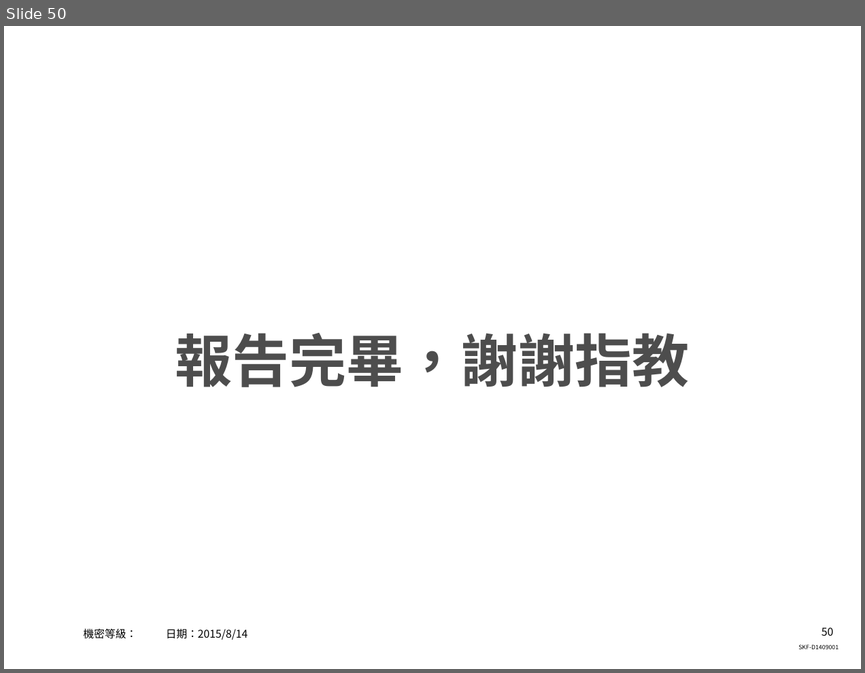
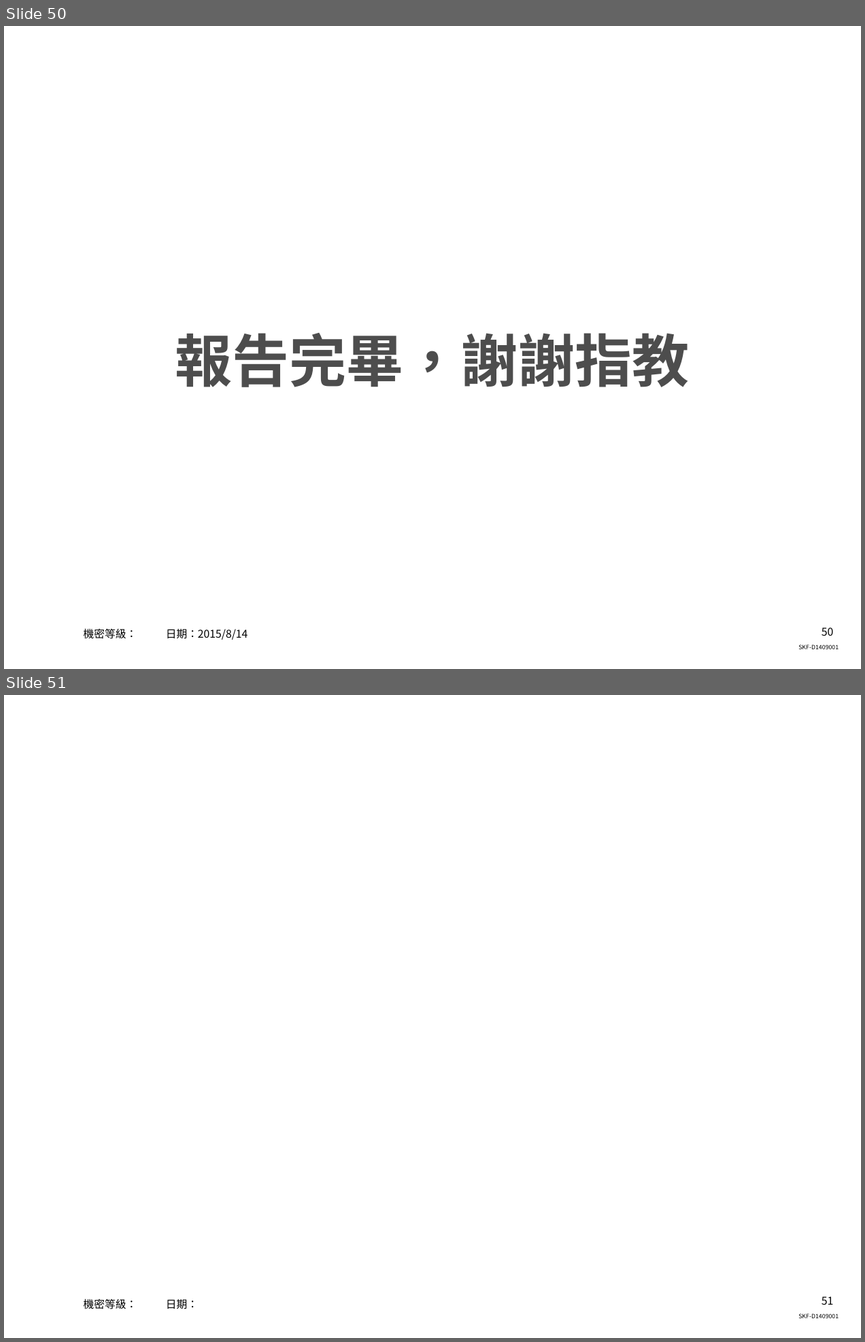
Before and after one commit to luchiyuan/txt, a slide deck: 20160826_新人教育訓練_基礎與VS操作.ppt. Shown one above the other, each under a label of ours: slide 50 before the commit, slides 50 and 51 after it. The pictures are 865x673 and 865x1342 pixels, drawn with LibreOffice and Linux fonts; fonts in the diff are those of the drawing; background and template pictures are left out. Boxes give left, top, right and bottom in pixels: in the first picture for what was removed or moved away, otherwise in the second. Text is boxed around its words. In the diff, an @@ line names an element or a change of style, - is before the commit and + after.

Commit message:
eeeewewe

```diff
--- a/20160826_新人教育訓練_基礎與VS操作.ppt
+++ b/20160826_新人教育訓練_基礎與VS操作.ppt
@@ slide 51 added at (4, 695, 861, 1338), background picture (left out); not listed: 2 template elements that a slide beside it also shows @@
@@ text added at (84, 1298, 198, 1309), 9 pt, text #000000 @@
+機密等級： 日期：
```
